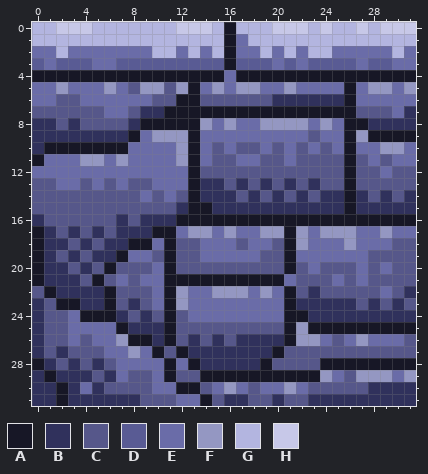
Pixel-art sprite: src/img/wallC.png. The first picture shows the starting point.
The file is 32x32 pixels. Colours within 5 levels of each other are drawn and written as one.
Palette (. is transparent): A #171726  B #30315c  C #56578a  D #595b94  E #6a6ca8  F #9497c2  G #b3b5e0  H #c7c8e8
Now the later version:
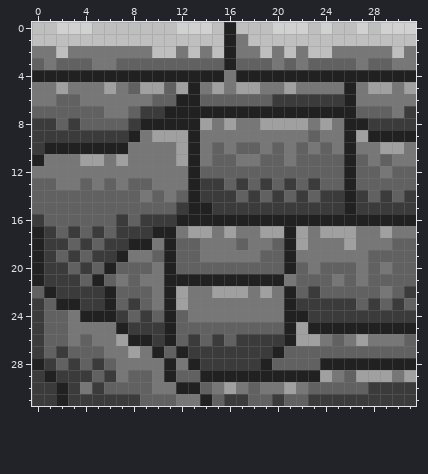
The commit says: Made variance in wall types
The edit:
Colour A changes from #171726 to #212121.
Colour B changes from #30315c to #3b3b3b.
Colour C changes from #56578a to #616161.
Colour E changes from #6a6ca8 to #777777.
Colour F changes from #9497c2 to #a0a0a0.
Colour G changes from #b3b5e0 to #bfbfbf.
Colour H changes from #c7c8e8 to #d1d1d1.
Colour D gives way to colour C in row 3 at x 0, 2 to 4, 7 to 15, 17 to 19, 21, 23 to 26 and 28 to 29.
Where, in picture pixels (left, top, right, bottom), the same in both pictures:
changed: (32, 22, 416, 406)
